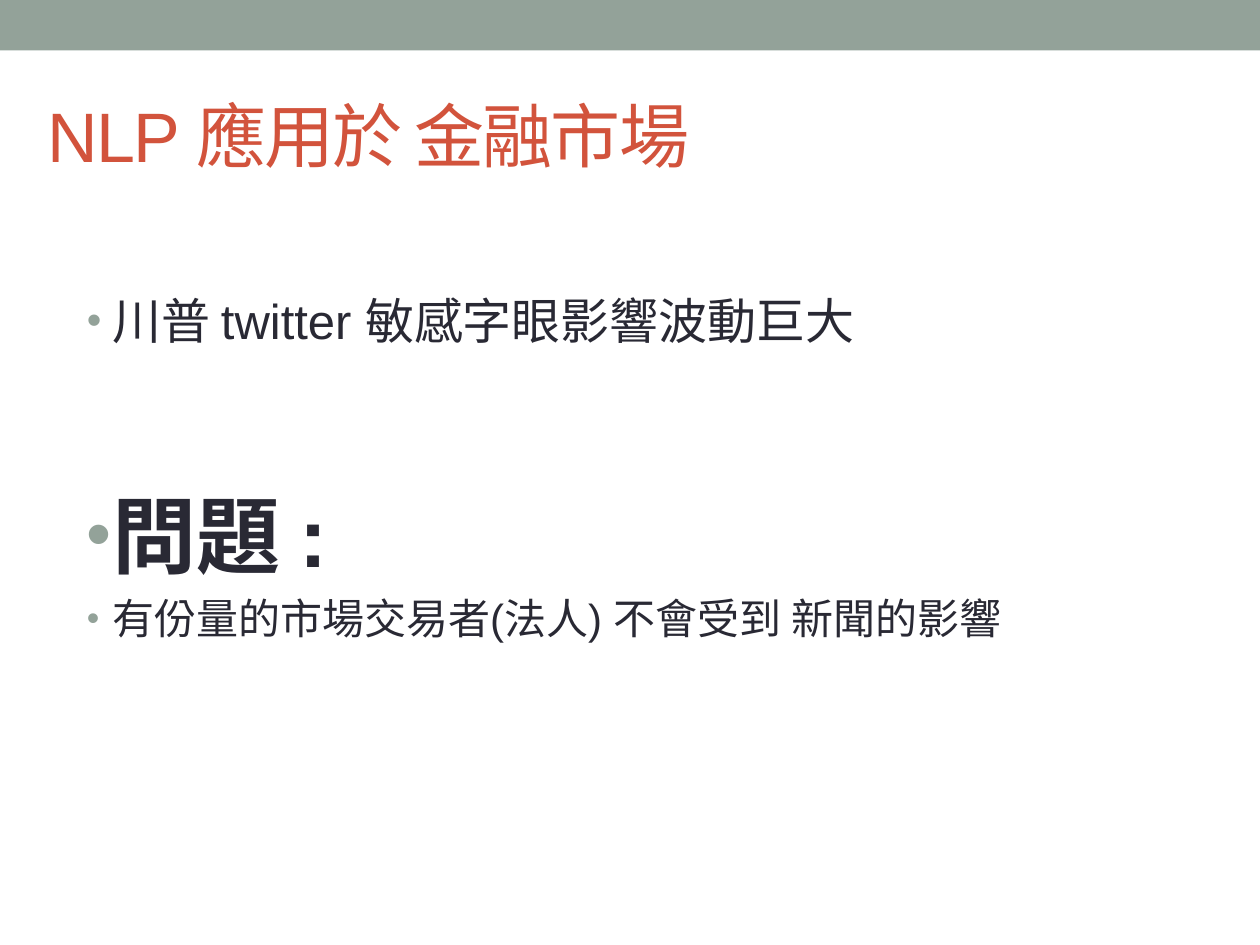
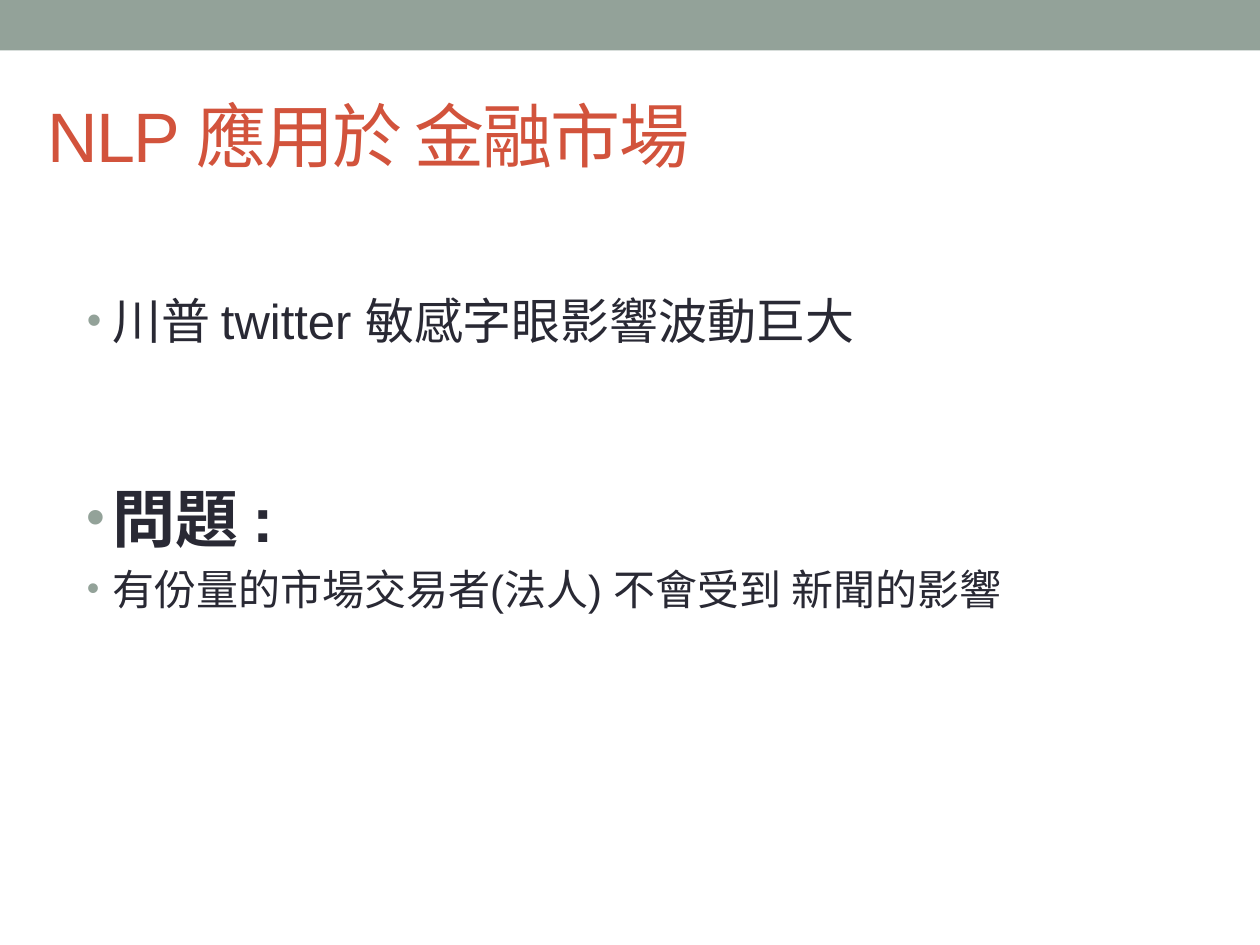
Before and after one commit to TengWeiHsu/2017ML_HW, a slide deck: slide 7 of Report_TingWei.pptx. Drawn at 1260x945 pixels with LibreOffice and Linux fonts; fonts in the diff are those of the drawing. Boxes give left, top, right and bottom in pixels: in the first picture for what was removed or moved away, otherwise in the second. Text is boxed around its words. In the diff, an @@ line names an element or a change of style, - is before the commit and + after.

```diff
--- a/Report_TingWei.pptx
+++ b/Report_TingWei.pptx
@@ text at [112, 491, 238, 548]: size 48 to 36 pt in "問題 :"; less space between paragraphs @@
```
Also in this commit, not shown: 2 other slides changed.
